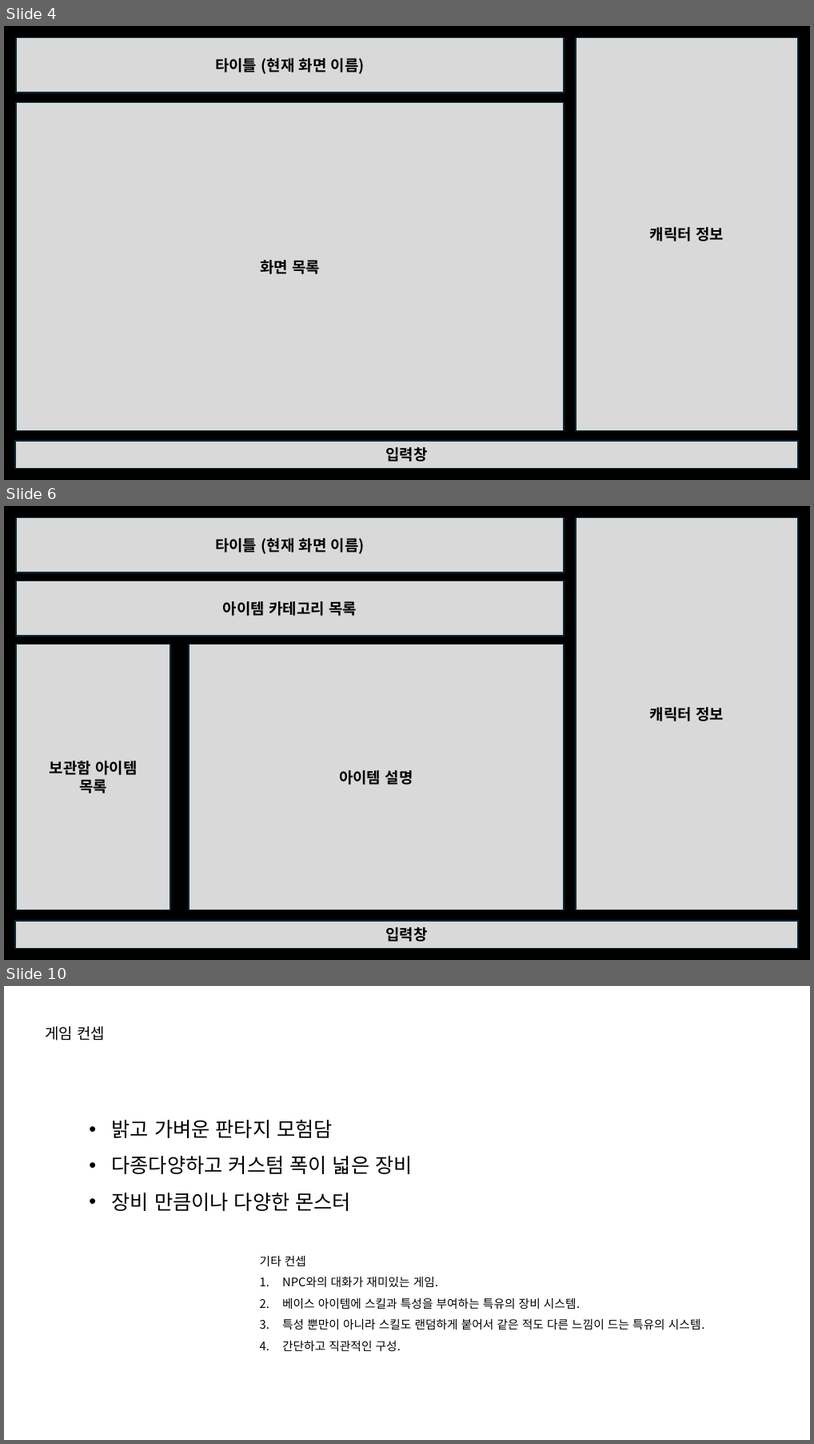
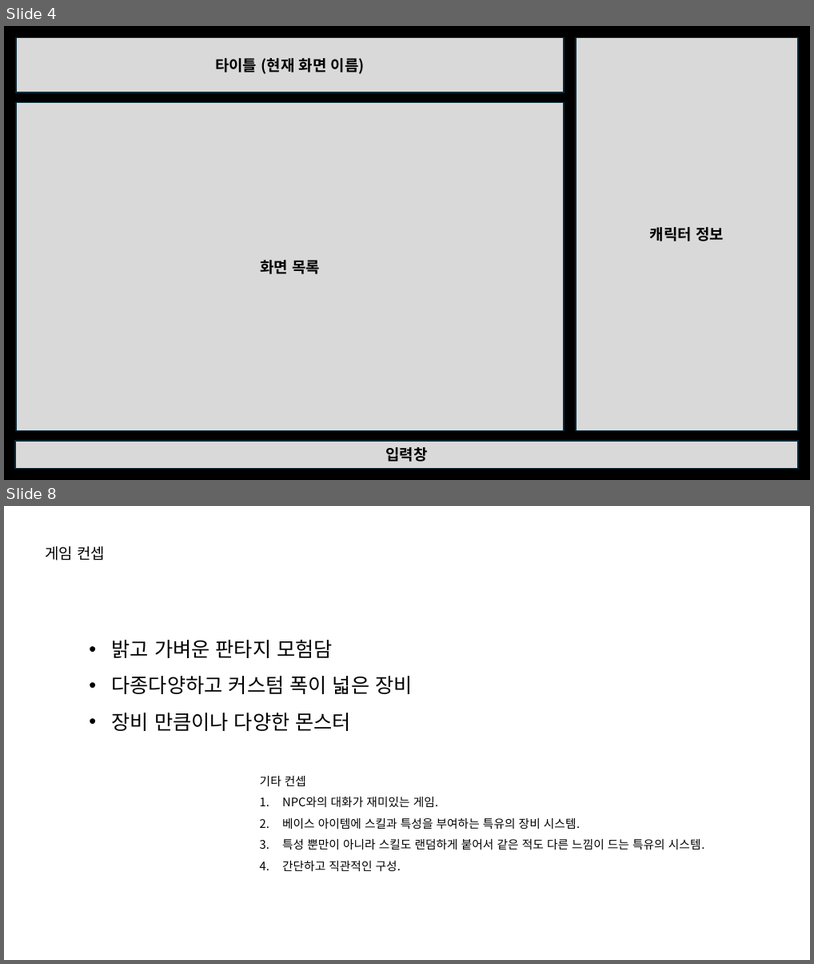
Before and after one commit to lsu0503/TextRPG_TeamProject2nd, a slide deck: Documents/TextRPG_와이어프레임.pptx. Shown one above the other, each under a label of ours: slides 4, 6 and 10 before the commit, slides 4 and 8 after it; the slides between them are not shown. The pictures are 814x1444 and 814x964 pixels, drawn with LibreOffice and Linux fonts; fonts in the diff are those of the drawing. Boxes give left, top, right and bottom in pixels: in the first picture for what was removed or moved away, otherwise in the second. Text is boxed around its words. In the diff, an @@ line names an element or a change of style, - is before the commit and + after.

```diff
--- a/Documents/TextRPG_와이어프레임.pptx
+++ b/Documents/TextRPG_와이어프레임.pptx
@@ slide 6 removed at (4, 506, 810, 960), background #000000 @@
@@ rectangle removed at (16, 517, 564, 572) @@
-타이틀 (현재 화면 이름)
@@ rectangle removed at (576, 517, 799, 910) @@
-캐릭터 정보
@@ rectangle removed at (16, 581, 564, 636) @@
-아이템 카테고리 목록
@@ rectangle removed at (16, 644, 170, 909) @@
-보관함 아이템
-목록
@@ rectangle removed at (189, 644, 563, 909) @@
-아이템 설명
@@ rectangle removed at (15, 920, 798, 948) @@
-입력창
@@ what was slide 10 is now slide 8 @@
```
Also in this commit, not shown: 5 slides changed, 1 other slide removed, 1 other file.
